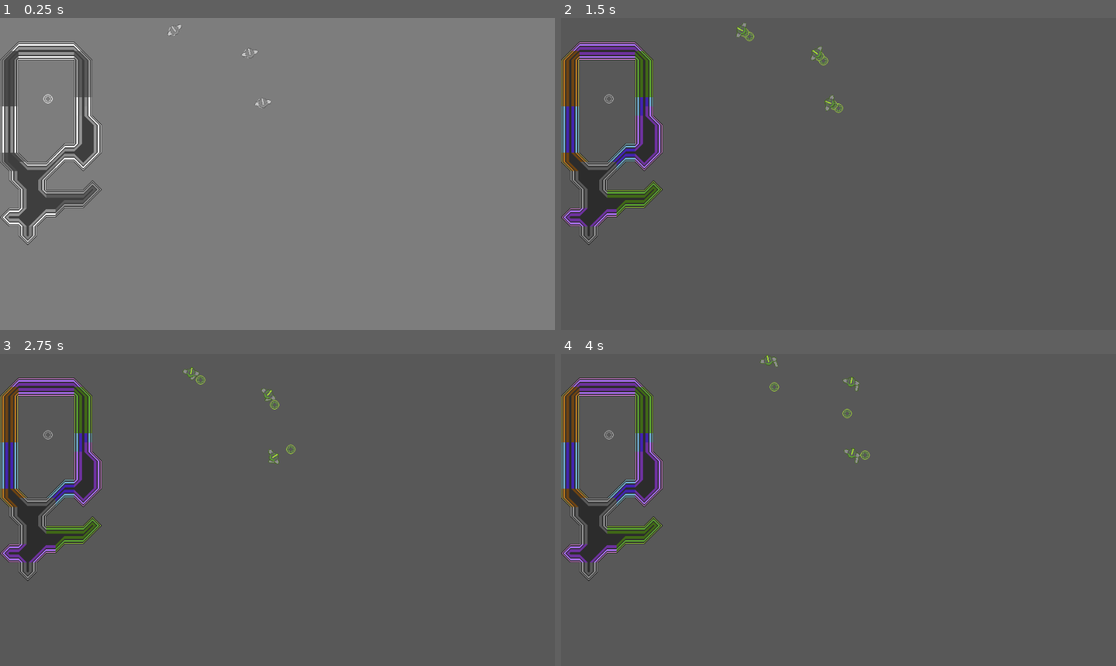
Above: before the commit, frames 1-4 (two rows, left to right).
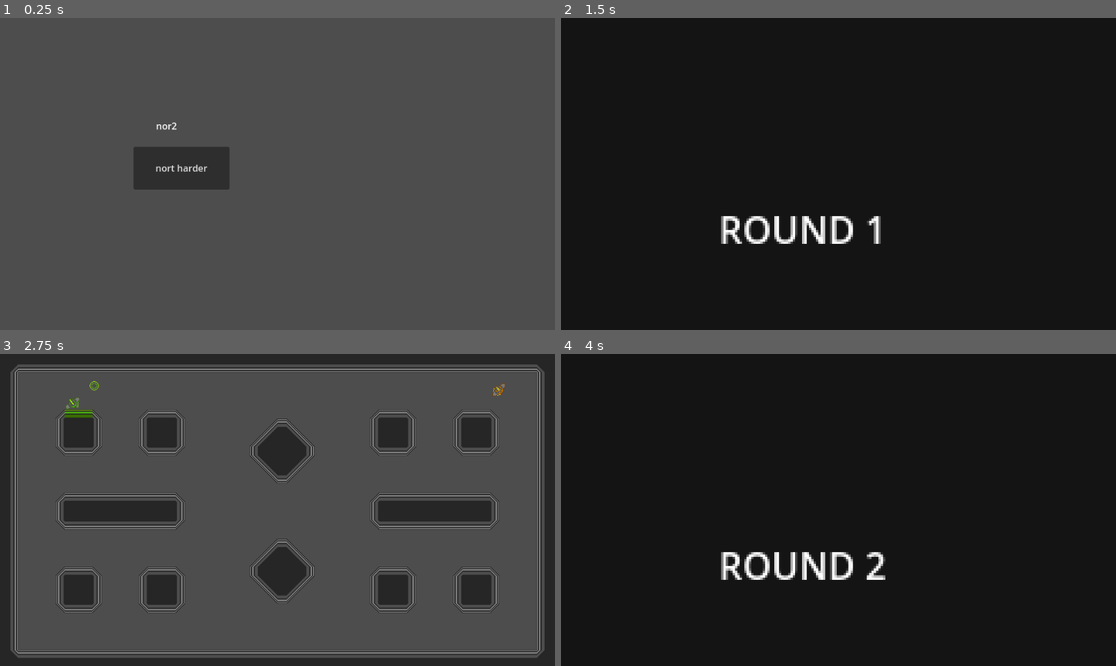
Above: after the commit, the same moments.

Repository: catgirl-software/nor2
Game: Godot game, scene res://scenes/game_scenes/title.tscn
The game is run twice, just before and just after one commit, with the same random seed, the same clock (stepped at 60 frames per second) and the same inputs. Before the commit the project starts from res://sprites/test-world.tscn.
Inputs (mouse positions are in pixels of both pictures, inside the frame that each line leads up to):
- Up to frame 1 (0.25 s): no input
- Up to frame 2 (1.5 s): click (744, 167) at 0.5 s, where only the run after the commit has a clickable "nort harder"; tap Enter at 1.25 s; move the mouse to (960, 158) at 1.27 s; hold D (keyboard_right) from 1.28 s (still down); tap Space (keyboard_throw) at 1.35 s; click (960, 158) at 1.42 s
- Up to frame 3 (2.75 s): move the mouse to (166, 525) at 2.02 s; release D (keyboard_right) at 2.03 s; hold S (keyboard_down) from 2.03 s (still down); tap Space (keyboard_throw) at 2.1 s
- Up to frame 4 (4 s): move the mouse to (894, 441) at 2.77 s; release S (keyboard_down) at 2.78 s; hold D (keyboard_right) 2.78-3.53 s; tap Space (keyboard_throw) at 2.85, 3.6 s; move the mouse to (810, 572) at 3.52 s; hold W (keyboard_up) from 3.53 s (still down); click (810, 572) at 3.67 s

The runs differ from the first frame. In frame 1, 97% of the frame differs, in the area x 0-100%, y 0-100%; in frame 2, 98%; in frame 3, 30%; in frame 4, 98%.

Commit message:
round changing

Diff:
--- a/autoloads/round_handler.gd
+++ b/autoloads/round_handler.gd
@@ -14,7 +14,10 @@
 
 func go_to_intermission():
 	round += 1
+	for n in DiscManager.get_children():
+		DiscManager.remove_child(n)
+		n.queue_free()
 	get_tree().change_scene_to_packed(intermission)
 
 func go_to_level():
-	get_tree().change_scene_to_packed(intermission)
+	get_tree().change_scene_to_packed(level)
--- a/disc.tscn
+++ b/disc.tscn
@@ -8,6 +8,7 @@
 
 [node name="CharacterBody2D" type="CharacterBody2D"]
 motion_mode = 1
+wall_min_slide_angle = 0.0
 script = ExtResource("1_608fo")
 
 [node name="CollisionShape2D" type="CollisionShape2D" parent="."]
--- a/project.godot
+++ b/project.godot
@@ -11,7 +11,7 @@
 [application]
 
 config/name="Nor2"
-run/main_scene="res://sprites/test-world.tscn"
+run/main_scene="res://scenes/game_scenes/title.tscn"
 config/features=PackedStringArray("4.0", "Forward Plus")
 config/icon="res://icon.svg"
 
--- a/scenes/game_scenes/intermission.tscn
+++ b/scenes/game_scenes/intermission.tscn
@@ -62,6 +62,7 @@
 text = "ROUND"
 
 [node name="AnimationPlayer" type="AnimationPlayer" parent="."]
+autoplay = "do_the_thing"
 libraries = {
 "": SubResource("AnimationLibrary_majwe")
 }
--- a/scenes/game_scenes/map1.tscn
+++ b/scenes/game_scenes/map1.tscn
@@ -1,7 +1,8 @@
-[gd_scene load_steps=3 format=3 uid="uid://bfnwt42vmm3lr"]
+[gd_scene load_steps=4 format=3 uid="uid://bfnwt42vmm3lr"]
 
 [ext_resource type="TileSet" uid="uid://bj7wm5ul8muam" path="res://sprites/wall_tileset.tres" id="1_ytix1"]
 [ext_resource type="Script" path="res://sprites/ColourableTiles.gd" id="2_v8a56"]
+[ext_resource type="PackedScene" uid="uid://wfu0ftpdkm2u" path="res://player.tscn" id="3_hw4gl"]
 
 [node name="map1" type="Node2D"]
 
@@ -10,3 +11,11 @@
 format = 2
 layer_0/tile_data = PackedInt32Array(0, 0, 0, 1, 0, 0, 2, 0, 0, 3, 0, 0, 4, 0, 0, 5, 0, 0, 6, 0, 0, 7, 0, 0, 8, 0, 0, 9 …(17684 unchanged characters)…
 script = ExtResource("2_v8a56")
+
+[node name="CharacterBody2D2" parent="." instance=ExtResource("3_hw4gl")]
+position = Vector2(79, 61)
+
+[node name="CharacterBody2D3" parent="." instance=ExtResource("3_hw4gl")]
+position = Vector2(863, 62)
+input_type = 1
+team = 2
--- a/sprites/disc.gd
+++ b/sprites/disc.gd
@@ -1,8 +1,8 @@
 extends CharacterBody2D
 class_name Disc
 
-const ACCELERATION : float = 2
-const STARTING_SPEED : int = 20
+const ACCELERATION : float = 1.2
+const STARTING_SPEED : int = 60
 const MAX_VEL : int = 100
 const MAX_VEL_SQUARED : int = MAX_VEL * MAX_VEL
 
@@ -21,8 +21,6 @@
 	while true:
 		var col = self.move_and_collide(movement * delta)
 		if col:
-			print("bounce! ", self.vel)
-
 			var collider = col.get_collider()
 			if collider.has_method("on_ball_collide"):
 				var destroy = collider.on_ball_collide(self, col)
--- a/sprites/player.gd
+++ b/sprites/player.gd
@@ -8,6 +8,8 @@
 
 @export var input_type: InputType
 @export_range(1,4) var team: int = 1
+
+var last_look_direction: Vector2 = Vector2(1, 1)
 
 var has_disc: bool = true
 const BACKSWING_LENGTH: float = 1
@@ -64,21 +66,26 @@
 func _physics_process(delta):
 	var aim_direction = get_aim_direction()
 	var move_direction = get_move_direction()
+	if aim_direction.length():
+		last_look_direction = aim_direction
+	elif move_direction.length():
+		last_look_direction = move_direction
+
 	var throwing = get_throwing()
 
-	self.look_at(self.position + aim_direction)
-	self.move_and_collide(move_direction.normalized() * 50 * delta)
+	self.look_at(self.position + last_look_direction)
+	self.move_and_collide(move_direction.normalized() * 100 * delta)
 
 	if throwing and state == State.Ready:
 		if has_disc:
 			print("throwing")
-			try_throw(aim_direction)
+			try_throw()
 		else:
 			print("catching")
 			try_catch()
 
-func try_throw(aim_direction: Vector2):
-	DiscManager.new_disc(team, aim_direction, position + aim_direction.normalized() * 20)
+func try_throw():
+	DiscManager.new_disc(team, last_look_direction, position + last_look_direction.normalized() * 20)
 	state = State.Throwing
 	has_disc = false
 	$Arm/disc.visible = true
@@ -102,6 +109,7 @@
 
 func die():
 	print("dead")
+	RoundHandler.go_to_intermission()
 	queue_free()
 
 func on_ball_collide(disc: Node2D, _col: KinematicCollision2D) -> bool:
